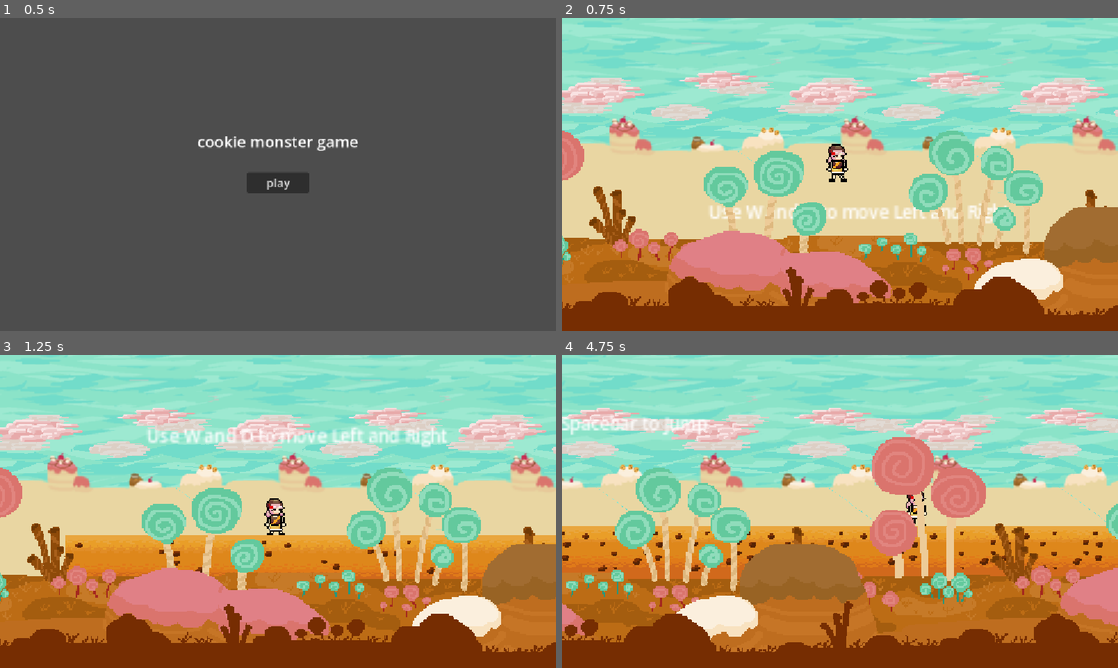
Above: before the commit, frames 1-4 (two rows, left to right).
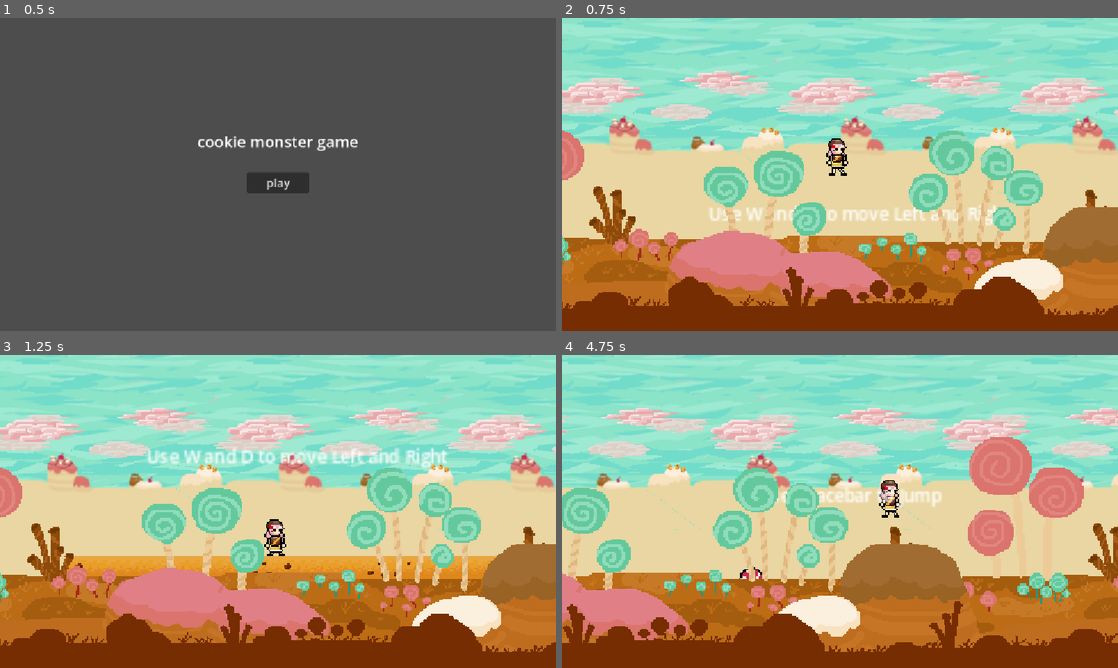
Above: after the commit, the same moments.

Repository: zowlorin/kuki-game
Game: Godot game, scene res://menus/main_menu.tscn
The game is run twice, just before and just after one commit, with the same random seed, the same clock (stepped at 60 frames per second) and the same inputs.
Inputs (mouse positions are in pixels of both pictures, inside the frame that each line leads up to):
- Up to frame 1 (0.5 s): no input
- Up to frame 2 (0.75 s): click "play" at 0.5 s
- Up to frame 3 (1.25 s): no input
- Up to frame 4 (4.75 s): move the mouse to (962, 495) at 1.27 s; hold D (move_right) 1.28-2.78 s; tap Shift (dash, bound only after the commit) at 1.35, 2.3, 2.85, 3.6 s; click (962, 495) at 1.42 s; tap Space (move_jump) at 1.52, 1.55, 1.82, 2.1, 2.27, 2.57, 3.05, 3.77, 4.07, 4.35, 4.52 s; move the mouse to (728, 527) at 2.02 s; move the mouse to (895, 442) at 2.77 s; hold A (move_left) 2.78-3.53 s; move the mouse to (812, 574) at 3.52 s; hold D (move_right) from 3.53 s (still down); click (812, 574) at 3.67 s; move the mouse to (1006, 558) at 4.27 s

Frame 1 is identical in both runs. In frame 2, 0.9% of the frame differs, in the area x 26-80%, y 38-67%; in frame 3, 9.4%; in frame 4, 53%, in the area x 0-100%, y 0-95%.

Commit message:
polished jump, dash, collisions

Diff:
--- a/enemies/peppermint_enemy.tscn
+++ b/enemies/peppermint_enemy.tscn
@@ -49,7 +49,7 @@
 }]
 
 [node name="PeppermintEnemy" type="CharacterBody2D" unique_id=1821056515]
-collision_layer = 4
+collision_layer = 128
 
 [node name="CollisionShape2D" type="CollisionShape2D" parent="." unique_id=1833951829]
 position = Vector2(0, -10)
@@ -61,3 +61,11 @@
 sprite_frames = SubResource("SpriteFrames_3owqy")
 autoplay = "default"
 frame_progress = 0.5862487
+
+[node name="Hitbox" type="Area2D" parent="." unique_id=281055140]
+collision_layer = 256
+collision_mask = 0
+
+[node name="CollisionShape2D" type="CollisionShape2D" parent="Hitbox" unique_id=1809388946]
+position = Vector2(0, -10)
+shape = SubResource("CapsuleShape2D_8s71e")
--- a/gameplay/player.gd
+++ b/gameplay/player.gd
@@ -19,19 +19,27 @@
 @export var decel_duration: float = 0.5
 
 @export var max_speed: float = 300.0
+@export var dash_speed: float = 500.0
+@export var dash_duration: float = 0.3
 
 @onready var jump_frame = Time.get_unix_time_from_system()
 @onready var fall_frame = Time.get_unix_time_from_system()
 @onready var accel_frame = Time.get_unix_time_from_system()
 @onready var decel_frame = Time.get_unix_time_from_system()
+@onready var dash_frame = Time.get_unix_time_from_system()
 
 @onready var was_on_floor: bool = false
+@onready var jump_buffered: bool = false
+@onready var on_coyote: bool = false
+@onready var can_dash: bool = true
 
 @onready var state_manager: StateManager
 @onready var curr_states: Array[StateMachine.State] = []
 @onready var state_machine : StateMachine = StateMachine.new()
 
 @onready var move_speed: float = 0.0
+@onready var move_dash: float = 0.0
+@onready var prev_direction: int = 1
 
 func _ready() -> void:
 	add_state(StateMachine.State.IDLE)
@@ -59,8 +67,12 @@
 		return
 	if (!curr_states.has(StateMachine.State.FALLING)):
 		return
+
 	add_state(StateMachine.State.JUMPING)
 	curr_states.erase(StateMachine.State.FALLING)
+	get_tree().call_group("JumpTimers", "stop")
+	jump_buffered = false
+	on_coyote = false
 
 	jump_frame = Time.get_unix_time_from_system()
 
@@ -82,12 +94,16 @@
 	curr_states.erase(StateMachine.State.MOVING)
 	decel_frame = Time.get_unix_time_from_system()
 
+func dash():
+	if (curr_states.has(StateMachine.State.DASHING)):
+		return
+
+	add_state(StateMachine.State.DASHING)
+	dash_frame = Time.get_unix_time_from_system()
+	can_dash = false
 
 func _physics_process(delta: float) -> void:
 	var curr_frame: float = Time.get_unix_time_from_system()
-
-	if not is_on_floor() and (not curr_states.has(StateMachine.State.FALLING) and not curr_states.has(StateMachine.State.JUMPING)):
-		fall()
 
 	if is_on_floor():
 		velocity.y = 0
@@ -104,33 +120,77 @@
 	if (curr_states.has(StateMachine.State.IDLE)):
 		move_speed = decel_curve.sample((curr_frame - decel_frame) / decel_duration) * max_speed
 
+	if (curr_states.has(StateMachine.State.DASHING)):
+		$Helpers/DashInvinciblity.start()
+		$Hurtbox/CollisionShape2D.set_deferred("disabled", true)
+		move_dash = prev_direction * dash_speed
+
+	if (curr_frame - dash_frame) >= dash_duration:
+		curr_states.erase(StateMachine.State.DASHING)
+		move_dash = 0
+
 	if (((curr_frame - jump_frame) >= jump_duration or is_on_ceiling() or Input.is_action_just_released("move_jump")) and curr_states.has(StateMachine.State.JUMPING)):
 		fall()
 
-	if (!curr_states.has(StateMachine.State.JUMPING)):
+	if (not is_on_floor() and !curr_states.has(StateMachine.State.JUMPING)):
 		fall()
 
-	if Input.is_action_just_pressed("move_jump") and is_on_floor():
-		jump()
+	if (Input.is_action_just_pressed("move_jump") or jump_buffered):
+		if $Helpers/JumpBufferer.is_stopped():
+			$Helpers/JumpBufferer.start()
+			jump_buffered = true
+
+		if is_on_floor() or on_coyote:
+			jump()
 
 	var move_direction: float = Input.get_axis("move_left", "move_right")
 
-	velocity.x = move_direction * move_speed
+	if abs(move_direction) > 0:
+		prev_direction = move_direction
+
+	velocity.x = move_direction * move_speed + move_dash
 
 	if abs(move_direction) > 0 and (!curr_states.has(StateMachine.State.MOVING)) and (curr_states.has(StateMachine.State.IDLE)):
 		accel()
 
-
 	if move_direction == 0 and (curr_states.has(StateMachine.State.MOVING)) and (!curr_states.has(StateMachine.State.IDLE)):
 		decel()
+
+	if Input.is_action_just_pressed("dash") and can_dash:
+		dash()
 
 	was_on_floor = is_on_floor()
 
 	move_and_slide()
-	change_state(curr_states.back())
+
+	if was_on_floor != is_on_floor() and $Helpers/CoyoteTimer.is_stopped():
+		$Helpers/CoyoteTimer.start()
+		on_coyote = true
+
+	var temp = curr_states.back()
+	for state in curr_states:
+		if state > temp and is_on_floor():
+			temp = state
+	change_state(temp)
 
 func change_state(new_state: StateMachine.State):
 	if state_manager != null:
 		state_manager.queue_free()
 	state_manager = state_machine.get_state(new_state).new(self, change_state, $AnimatedSprite2D)
 	add_child(state_manager)
+
+func _on_jump_bufferer_timeout() -> void:
+	jump_buffered = false
+
+func _on_coyote_timer_timeout() -> void:
+	on_coyote = false
+
+func _on_dash_invinciblity_timeout() -> void:
+	$Hurtbox/CollisionShape2D.set_deferred("disabled", false)
+	$Helpers/DashCooldown.start()
+
+func _on_dash_cooldown_timeout() -> void:
+	can_dash = true
+
+func _on_hurtbox_area_entered(area: Area2D) -> void:
+	print(area)
--- a/gameplay/player.tscn
+++ b/gameplay/player.tscn
@@ -9,8 +9,8 @@
 point_count = 3
 
 [sub_resource type="Curve" id="Curve_jriu6"]
-_data = [Vector2(0, 1), 0.0, 0.0, 0, 0, Vector2(1, 0), 0.0, 0.0, 0, 0]
-point_count = 2
+_data = [Vector2(0, 1), 0.0, 0.0, 0, 0, Vector2(0.14965987, 1), 0.0, 0.0, 0, 0, Vector2(0.74829936, 0.50769234), 0.0, 0.0, 0, 0, Vector2(1, 0), 0.0, 0.0, 0, 0]
+point_count = 4
 
 [sub_resource type="AtlasTexture" id="AtlasTexture_wfdkp"]
 atlas = ExtResource("2_ysoui")
@@ -141,13 +141,13 @@
 size = Vector2(5, 22)
 
 [node name="Player" type="CharacterBody2D" unique_id=1561153767]
-collision_layer = 2
+collision_layer = 8
 script = ExtResource("1_4flbx")
 jump_curve = SubResource("Curve_onrkg")
 jump_duration = 0.3
 fall_curve = SubResource("Curve_jriu6")
 fall_duration = 0.5
-fall_speed = 500.0
+max_speed = 200.0
 
 [node name="AnimatedSprite2D" type="AnimatedSprite2D" parent="." unique_id=1204224882]
 texture_filter = 1
@@ -159,3 +159,39 @@
 [node name="CollisionShape2D" type="CollisionShape2D" parent="." unique_id=741499986]
 position = Vector2(0, -11.5)
 shape = SubResource("RectangleShape2D_ysoui")
+
+[node name="Hurtbox" type="Area2D" parent="." unique_id=426756013]
+collision_layer = 32
+collision_mask = 258
+
+[node name="CollisionShape2D" type="CollisionShape2D" parent="Hurtbox" unique_id=713654505]
+position = Vector2(0, -11.5)
+shape = SubResource("RectangleShape2D_ysoui")
+
+[node name="Helpers" type="Node" parent="." unique_id=206144201]
+
+[node name="JumpBufferer" type="Timer" parent="Helpers" unique_id=1907309243 groups=["JumpTimers"]]
+process_callback = 0
+wait_time = 0.3
+one_shot = true
+
+[node name="CoyoteTimer" type="Timer" parent="Helpers" unique_id=1162502535 groups=["JumpTimers"]]
+process_callback = 0
+wait_time = 0.15
+one_shot = true
+
+[node name="DashInvinciblity" type="Timer" parent="Helpers" unique_id=418403827]
+process_callback = 0
+wait_time = 0.3
+one_shot = true
+
+[node name="DashCooldown" type="Timer" parent="Helpers" unique_id=878752131]
+process_callback = 0
+wait_time = 0.4
+one_shot = true
+
+[connection signal="area_entered" from="Hurtbox" to="." method="_on_hurtbox_area_entered"]
+[connection signal="timeout" from="Helpers/JumpBufferer" to="." method="_on_jump_bufferer_timeout"]
+[connection signal="timeout" from="Helpers/CoyoteTimer" to="." method="_on_coyote_timer_timeout"]
+[connection signal="timeout" from="Helpers/DashInvinciblity" to="." method="_on_dash_invinciblity_timeout"]
+[connection signal="timeout" from="Helpers/DashCooldown" to="." method="_on_dash_cooldown_timeout"]
--- a/project.godot
+++ b/project.godot
@@ -43,12 +43,23 @@
 "events": [Object(InputEventKey,"resource_local_to_scene":false,"resource_name":"","device":-1,"window_id":0,"alt_press …(191 unchanged characters)…
 ]
 }
+dash={
+"deadzone": 0.2,
+"events": [Object(InputEventKey,"resource_local_to_scene":false,"resource_name":"","device":-1,"window_id":0,"alt_pressed":false,"shift_pressed":false,"ctrl_pressed":false,"meta_pressed":false,"pressed":false,"keycode":0,"physical_keycode":4194325,"key_label":0,"unicode":0,"location":0,"echo":false,"script":null)
+, Object(InputEventKey,"resource_local_to_scene":false,"resource_name":"","device":-1,"window_id":0,"alt_pressed":false,"shift_pressed":false,"ctrl_pressed":false,"meta_pressed":false,"pressed":false,"keycode":0,"physical_keycode":74,"key_label":0,"unicode":106,"location":0,"echo":false,"script":null)
+]
+}
 
 [layer_names]
 
-2d_physics/layer_1="World"
-2d_physics/layer_2="Player"
-2d_physics/layer_3="Enemy"
+2d_physics/layer_1="World Collision"
+2d_physics/layer_2="Hazard Hitbox"
+2d_physics/layer_4="Player Collision"
+2d_physics/layer_5="Player Hitbox"
+2d_physics/layer_6="Player Hurtbox"
+2d_physics/layer_8="Enemy Collision"
+2d_physics/layer_9="Enemy Hitbox"
+2d_physics/layer_10="Enemy Hurtbox"
 
 [physics]
 
--- a/states/state_machine.gd
+++ b/states/state_machine.gd
@@ -1,7 +1,8 @@
 class_name StateMachine
 
+# State[n] will overtake animation precedence over State[n-1]
 enum State {
-	IDLE, MOVING, JUMPING, FALLING
+	IDLE, FALLING, MOVING, JUMPING, DASHING
 }
 
 var state_equivalence
@@ -9,9 +10,10 @@
 func _init() -> void:
 	state_equivalence = {
 		State.IDLE : IdleState,
+		State.FALLING: IdleState,
 		State.MOVING: WalkState,
 		State.JUMPING: IdleState,
-		State.FALLING: IdleState,
+		State.DASHING: IdleState,
 	}
 
 func get_state(state: State):
@@ -19,4 +21,3 @@
 		return state_equivalence.get(state)
 	else:
 		printerr("No state ", str(state), " in state machine")
-		#return null
